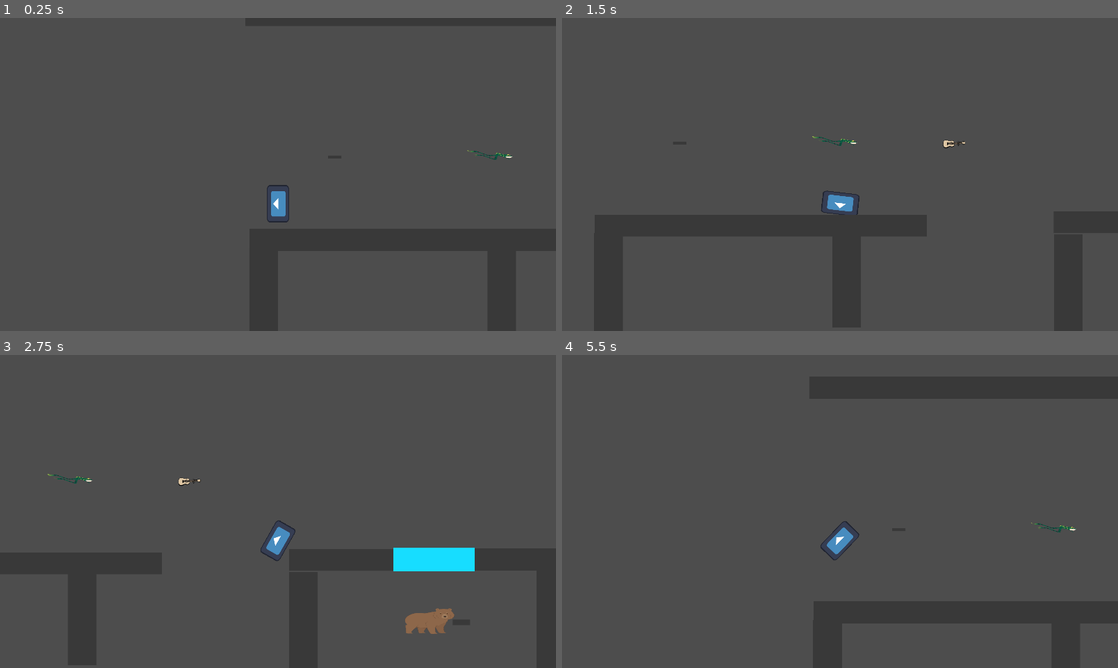
Above: before the commit, frames 1-4 (two rows, left to right).
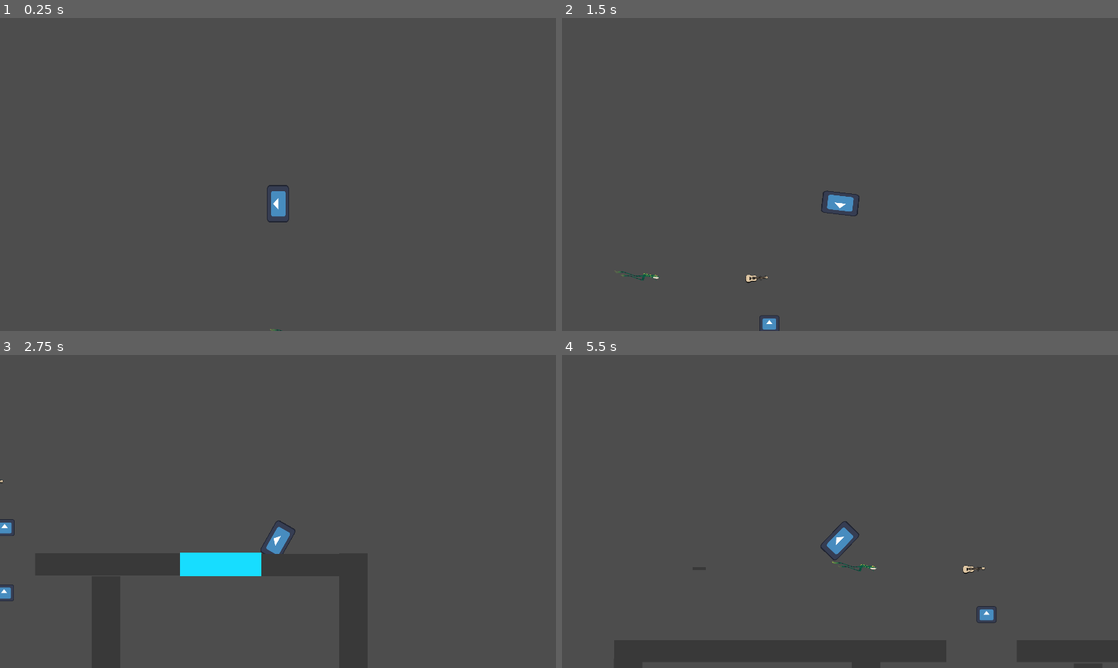
Above: after the commit, the same moments.

Repository: jceja3936/Speedial-Phoenix
Game: Godot game, scene res://scenes/level.tscn
The game is run twice, just before and just after one commit, with the same random seed, the same clock (stepped at 60 frames per second) and the same inputs. The engine's default icon, where the game draws it, is replaced by a stand-in: a white triangle on a blue panel in a dark square.
Inputs (mouse positions are in pixels of both pictures, inside the frame that each line leads up to):
- Up to frame 1 (0.25 s): no input
- Up to frame 2 (1.5 s): tap Enter at 0.5 s; move the mouse to (962, 158) at 0.52 s; press the mouse at (962, 158) at 0.53 s; hold Right (Right) 0.53-1.28 s; move the mouse to (728, 190) at 1.27 s; release the mouse at (728, 190) at 1.28 s; hold S (Down) from 1.28 s (still down); tap Shift (Drop) at 1.35 s
- Up to frame 3 (2.75 s): click (166, 527) at 1.55 s; move the mouse to (333, 442) at 2.02 s; release S (Down) at 2.03 s; press the mouse at (333, 442) at 2.03 s; hold Right (Right) from 2.03 s (still down); tap F (Pick up) at 2.1 s
- Up to frame 4 (5.5 s): move the mouse to (812, 574) at 2.77 s; release Right (Right) at 2.78 s; release the mouse at (812, 574) at 2.78 s; hold W (Up) 2.78-3.53 s; click (812, 574) at 2.85 s; move the mouse to (1006, 558) at 3.52 s; press the mouse at (1006, 558) at 3.53 s; hold Left (Left) 3.53-5.03 s; tap Space (Respawn) at 4.15 s; move the mouse to (673, 464) at 4.27 s; release the mouse at (673, 464) at 4.28 s; tap Shift (Drop) at 4.35 s; click (673, 464) at 4.55 s; tap P (Debug, bound only after the commit) at 4.9 s; move the mouse to (867, 511) at 5.02 s; press the mouse at (867, 511) at 5.03 s; hold S (Down) from 5.03 s (still down); tap F (Pick up) at 5.1 s

The runs differ from the first frame. In frame 1, less than 0.1% of the frame differs, in the area x 48-93%, y 42-100%; in frame 2, 0.3%; in frame 3, 3.0%, in the area x 0-86%, y 38-90%; in frame 4, 0.3%.

Commit message:
ACTUAL PATH FINDING
Super rudimentary buggy as hell but the enemies now walk along a path to find you instead of through walls

Diff:
--- a/speedialChicago/enemy.gd
+++ b/speedialChicago/enemy.gd
@@ -17,6 +17,35 @@
 var dead = false
 var speed = 800
 
+var path: Array = []
+var current_path_index := 0
+var pathing = false
+
+func start_pathfinding():
+	var start_node = WalkWay.findClosestToMe(global_position)
+	var end_node = WalkWay.findClosestToMe(lastKnown)
+
+	path = find_path_to(start_node, end_node, 0, [], [])
+	current_path_index = 0
+
+func find_path_to(start_node, end_node, i, haveBeen, currentPath):
+	if i == 5:
+		return
+	var myPath = currentPath
+	var current = start_node
+	var visited = haveBeen
+
+	if current != end_node and current != null:
+		myPath.append(current)
+		visited.append(current)
+		current = current.findNext(end_node.global_position, visited)
+		find_path_to(current, end_node, i + 1, visited, myPath)
+
+	if current == end_node:
+		myPath.append(current)
+
+	return myPath
+
 func _ready() -> void:
 	_fireRateControll()
 
@@ -34,33 +63,54 @@
 		die()
 
 func _process(_delta: float) -> void:
+	if Input.is_action_just_pressed("Debug") and pathing:
+		print(path)
+
+
 	if dead:
 		return
 
 	var wherePlayer = player.global_position - global_position
 
-	#This mess handles the main decision making of the enemy
-	#If player is within the sight range
 	if wherePlayer.length() < 1600:
 		#Raycays to their position
 		ray.target_position = ray.to_local(player.global_position)
 		ray.force_raycast_update()
 		#If the raycast hit anything,
 		if ray.is_colliding():
-			#See if the thing it hit is the player
 			var collider = ray.get_collider()
 			if collider == player:
 				look_at(player.global_position)
-				#If it did, activate my "latch" function
 				await attackPlayer()
 				seen = true
 				lastKnown = player.global_position
-			#If it wasn', set seen to false.
-			if collider != player:
+				pathing = false
+				path.clear()
+			else:
 				seen = false
-				if lastKnown != null:
-					search()
+		else:
+			seen = false
 
+	if not seen and lastKnown != null and !pathing:
+			start_pathfinding()
+			pathing = true
+
+	if pathing and path.size() > 0:
+		move_along_path()
+
+func move_along_path():
+	if current_path_index >= path.size():
+		pathing = false
+		velocity = Vector2.ZERO
+		return
+
+	var target_node = path[current_path_index]
+	var dir = (target_node.global_position - global_position).normalized()
+	velocity = dir * 800
+	move_and_slide()
+
+	if global_position.distance_to(target_node.global_position) < 20:
+		current_path_index += 1
 
 #await get_tree().create_timer(1).timeout
 #This is really cool actually
@@ -74,14 +124,6 @@
 	fire()
 	return true;
 
-func search() -> bool:
-	var direction = (lastKnown - global_position).normalized()
-	if global_position.distance_to(lastKnown) > 20:
-		velocity = direction * 800
-	else:
-		velocity = Vector2.ZERO
-	move_and_slide()
-	return true
 
 func fire() -> void:
 	if canFire:
@@ -91,7 +133,7 @@
 		bull.set("fromWho", "enemy")
 		bull.dir = rotation + rng.randf_range(-.08, .08)
 		bull.pos = gun.global_position
-		bull.damage = 100
+		bull.damage = 1
 		bull.rota = global_rotation
 		add_child(bull)
 		await get_tree().create_timer(1).timeout
--- /dev/null
+++ b/speedialChicago/pathfinding.gd
@@ -0,0 +1,46 @@
+extends Node2D
+
+var player
+var enemy
+
+@export var A: Node2D
+@export var B: Node2D
+@export var C: Node2D
+@export var D: Node2D
+
+var navArray = []
+var degree = 0
+var closestNode
+
+func _ready() -> void:
+	player = get_node("/root/Level/Player")
+	if A:
+		navArray.append(A)
+	if B:
+		navArray.append(B)
+	if C:
+		navArray.append(C)
+	if D:
+		navArray.append(D)
+	degree = navArray.size()
+
+
+func findClosestToMe(obj: Vector2) -> Node2D:
+	if self.name != "WalkWay":
+		return
+
+	var d2Obj = 20000
+
+	for node in get_node("/root/Level/Walk").get_children():
+			if node.position.distance_to(obj) < d2Obj:
+				d2Obj = node.position.distance_to(obj)
+				closestNode = node
+	return closestNode
+
+func findNext(endPos: Vector2, visited: Array) -> Node2D:
+	var distanceToPlayer = 20000
+	for i in range(degree):
+		if navArray[i].position.distance_to(endPos) < distanceToPlayer and not visited.has(navArray[i]):
+			distanceToPlayer = navArray[i].position.distance_to(endPos)
+			closestNode = navArray[i]
+	return closestNode
--- a/speedialChicago/project.godot
+++ b/speedialChicago/project.godot
@@ -18,6 +18,7 @@
 [autoload]
 
 Manager="*res://manager.gd"
+WalkWay="*res://pathfinding.gd"
 
 [display]
 
@@ -79,6 +80,11 @@
 "events": [Object(InputEventKey,"resource_local_to_scene":false,"resource_name":"","device":-1,"window_id":0,"alt_press …(191 unchanged characters)…
 ]
 }
+Debug={
+"deadzone": 0.2,
+"events": [Object(InputEventKey,"resource_local_to_scene":false,"resource_name":"","device":-1,"window_id":0,"alt_pressed":false,"shift_pressed":false,"ctrl_pressed":false,"meta_pressed":false,"pressed":false,"keycode":0,"physical_keycode":80,"key_label":0,"unicode":112,"location":0,"echo":false,"script":null)
+]
+}
 
 [rendering]
 
--- a/speedialChicago/scenes/level.tscn
+++ b/speedialChicago/scenes/level.tscn
@@ -9,6 +9,8 @@
 [ext_resource type="PackedScene" uid="uid://bfkltf78e2mmp" path="res://scenes/rifle.tscn" id="7_klq6b"]
 [ext_resource type="PackedScene" uid="uid://dowe60l1v3rl6" path="res://scenes/shotgun.tscn" id="8_b121j"]
 [ext_resource type="Texture2D" uid="uid://crl0dhm2sike5" path="res://assets/costume2.svg" id="9_8c41q"]
+[ext_resource type="Texture2D" uid="uid://i8kqk3lu2u5c" path="res://assets/icon.svg" id="10_olg7q"]
+[ext_resource type="Script" uid="uid://bcod3t6amax7l" path="res://pathfinding.gd" id="10_t1rx8"]
 
 [sub_resource type="RectangleShape2D" id="RectangleShape2D_w7c3h"]
 size = Vector2(57.5, 49.4118)
@@ -46,7 +48,7 @@
 [node name="Level" type="Node2D"]
 
 [node name="Player" parent="." node_paths=PackedStringArray("cam") instance=ExtResource("2_w8frs")]
-position = Vector2(-217, -239)
+position = Vector2(465, -855)
 collision_layer = 3
 collision_mask = 3
 cam = NodePath("../Camera2D")
@@ -82,8 +84,8 @@
 shape = SubResource("RectangleShape2D_w8frs")
 
 [node name="StaticBody2D3" type="StaticBody2D" parent="walls"]
-position = Vector2(144.633, -4758.75)
-scale = Vector2(0.158973, 15.625)
+position = Vector2(106.572, -4656.25)
+scale = Vector2(0.219868, 15.625)
 collision_layer = 3
 collision_mask = 3
 metadata/_edit_group_ = true
@@ -99,9 +101,10 @@
 
 [node name="StaticBody2D4" type="StaticBody2D" parent="walls"]
 position = Vector2(104.5, -2031.25)
-scale = Vector2(0.5, 88.125)
-collision_layer = 3
-collision_mask = 3
+scale = Vector2(0.5, 84.0964)
+collision_layer = 3
+collision_mask = 3
+metadata/_edit_group_ = true
 
 [node name="Sprite2D" type="Sprite2D" parent="walls/StaticBody2D4"]
 position = Vector2(0, 19.4058)
@@ -183,10 +186,11 @@
 shape = SubResource("RectangleShape2D_olg7q")
 
 [node name="StaticBody2D11" type="StaticBody2D" parent="walls"]
-position = Vector2(106.267, 5849.82)
+position = Vector2(106.267, 6319.82)
 scale = Vector2(0.5, 88.125)
 collision_layer = 3
 collision_mask = 3
+metadata/_edit_group_ = true
 
 [node name="Sprite2D" type="Sprite2D" parent="walls/StaticBody2D11"]
 position = Vector2(-1.3372, 2.67147)
@@ -198,10 +202,11 @@
 shape = SubResource("RectangleShape2D_t1rx8")
 
 [node name="StaticBody2D10" type="StaticBody2D" parent="walls"]
-position = Vector2(9.53674e-07, -11162.5)
+position = Vector2(47.8051, -16668.2)
 scale = Vector2(1.14, 15.625)
 collision_layer = 3
 collision_mask = 3
+metadata/_edit_group_ = true
 
 [node name="Sprite2D" type="Sprite2D" parent="walls/StaticBody2D10"]
 scale = Vector2(11.64, 0.76)
@@ -212,7 +217,7 @@
 shape = SubResource("RectangleShape2D_olg7q")
 
 [node name="StaticBody2D12" type="StaticBody2D" parent="walls"]
-position = Vector2(337.071, -4775.53)
+position = Vector2(318.497, -4632.85)
 scale = Vector2(0.158973, 15.625)
 collision_layer = 3
 collision_mask = 3
@@ -227,51 +232,19 @@
 scale = Vector2(0.94753, 1.0292)
 shape = SubResource("RectangleShape2D_mx8sn")
 
-[node name="Death box2" parent="." instance=ExtResource("3_w8frs")]
-position = Vector2(926, 1848)
-scale = Vector2(1.99924, 1.17014)
-respawnPnt = Vector2(964, 0)
-
-[node name="Death box3" parent="." instance=ExtResource("3_w8frs")]
-position = Vector2(-945, 414)
-rotation = 1.56772
-scale = Vector2(1.99924, 1.17014)
-respawnPnt = Vector2(964, 0)
-
-[node name="Death box4" parent="." instance=ExtResource("3_w8frs")]
-position = Vector2(2691, 710)
-rotation = 1.56772
-scale = Vector2(1.99924, 1.17014)
-respawnPnt = Vector2(964, 0)
-
-[node name="Enemy" parent="." node_paths=PackedStringArray("player") instance=ExtResource("4_mx8sn")]
-position = Vector2(14, 1042)
-collision_layer = 3
-player = NodePath("../Player")
-
-[node name="Enemy2" parent="." node_paths=PackedStringArray("player") instance=ExtResource("4_mx8sn")]
-position = Vector2(134, 342)
-collision_layer = 3
-player = NodePath("../Player")
-
-[node name="Enemy3" parent="." node_paths=PackedStringArray("player") instance=ExtResource("4_mx8sn")]
-position = Vector2(1762, 90)
-collision_layer = 3
-player = NodePath("../Player")
-
 [node name="Rifle" parent="." instance=ExtResource("7_klq6b")]
 position = Vector2(926, -400)
-collision_layer = 2
+collision_layer = 0
 collision_mask = 2
 
 [node name="pistol" parent="." instance=ExtResource("5_ppgk2")]
 position = Vector2(6.10352e-05, -399)
-collision_layer = 2
+collision_layer = 0
 collision_mask = 2
 
 [node name="shotgun" parent="." instance=ExtResource("8_b121j")]
 position = Vector2(556, -404)
-collision_layer = 2
+collision_layer = 0
 collision_mask = 2
 
 [node name="Camera2D" type="Camera2D" parent="." node_paths=PackedStringArray("player")]
@@ -299,7 +272,7 @@
 (Hit Space)"
 
 [node name="glass" type="StaticBody2D" parent="."]
-position = Vector2(1771, -127)
+position = Vector2(1718, -113)
 scale = Vector2(4.68209, 1.5017)
 collision_layer = 2
 collision_mask = 2
@@ -312,3 +285,135 @@
 [node name="CollisionShape2D" type="CollisionShape2D" parent="glass"]
 position = Vector2(-0.000488281, 0)
 shape = SubResource("RectangleShape2D_8iemx")
+
+[node name="Enemies" type="Node" parent="."]
+
+[node name="Enemy" parent="Enemies" node_paths=PackedStringArray("player") instance=ExtResource("4_mx8sn")]
+position = Vector2(14, 1042)
+collision_layer = 3
+player = NodePath("../../Player")
+
+[node name="Enemy2" parent="Enemies" node_paths=PackedStringArray("player") instance=ExtResource("4_mx8sn")]
+position = Vector2(17, 334)
+collision_layer = 3
+player = NodePath("../../Player")
+
+[node name="Enemy3" parent="Enemies" node_paths=PackedStringArray("player") instance=ExtResource("4_mx8sn")]
+position = Vector2(1762, 90)
+collision_layer = 3
+player = NodePath("../../Player")
+
+[node name="Death zone" type="Node" parent="."]
+
+[node name="Death box2" parent="Death zone" instance=ExtResource("3_w8frs")]
+position = Vector2(926, 1848)
+scale = Vector2(1.99924, 1.17014)
+respawnPnt = Vector2(964, 0)
+
+[node name="Death box3" parent="Death zone" instance=ExtResource("3_w8frs")]
+position = Vector2(-945, 414)
+rotation = 1.56772
+scale = Vector2(1.99924, 1.17014)
+respawnPnt = Vector2(964, 0)
+
+[node name="Death box4" parent="Death zone" instance=ExtResource("3_w8frs")]
+position = Vector2(2691, 710)
+rotation = 1.56772
+scale = Vector2(1.99924, 1.17014)
+respawnPnt = Vector2(964, 0)
+
+[node name="Walk" type="Node" parent="."]
+
+[node name="A" type="Node2D" parent="Walk" node_paths=PackedStringArray("A")]
+position = Vector2(969, -242)
+script = ExtResource("10_t1rx8")
+A = NodePath("../B")
+metadata/_edit_group_ = true
+
+[node name="Sprite2D" type="Sprite2D" parent="Walk/A"]
+position = Vector2(2, 2)
+scale = Vector2(0.539063, 0.453125)
+texture = ExtResource("10_olg7q")
+
+[node name="B" type="Node2D" parent="Walk" node_paths=PackedStringArray("A", "B")]
+position = Vector2(967, -17)
+script = ExtResource("10_t1rx8")
+A = NodePath("../A")
+B = NodePath("../C")
+metadata/_edit_group_ = true
+
+[node name="Sprite2D" type="Sprite2D" parent="Walk/B"]
+position = Vector2(2, 2)
+scale = Vector2(0.539063, 0.453125)
+texture = ExtResource("10_olg7q")
+
+[node name="C" type="Node2D" parent="Walk" node_paths=PackedStringArray("A", "B", "C")]
+position = Vector2(936, 329)
+script = ExtResource("10_t1rx8")
+A = NodePath("../B")
+B = NodePath("../D")
+C = NodePath("../E")
+metadata/_edit_group_ = true
+
+[node name="Sprite2D" type="Sprite2D" parent="Walk/C"]
+position = Vector2(2, 2)
+scale = Vector2(0.539063, 0.453125)
+texture = ExtResource("10_olg7q")
+
+[node name="D" type="Node2D" parent="Walk" node_paths=PackedStringArray("A")]
+position = Vector2(406, 345)
+script = ExtResource("10_t1rx8")
+A = NodePath("../C")
+metadata/_edit_group_ = true
+
+[node name="Sprite2D" type="Sprite2D" parent="Walk/D"]
+position = Vector2(2, 2)
+scale = Vector2(0.539063, 0.453125)
+texture = ExtResource("10_olg7q")
+
+[node name="E" type="Node2D" parent="Walk" node_paths=PackedStringArray("A", "B", "C")]
+position = Vector2(949, 990)
+script = ExtResource("10_t1rx8")
+A = NodePath("../C")
+B = NodePath("../H")
+C = NodePath("../F")
+metadata/_edit_group_ = true
+
+[node name="Sprite2D" type="Sprite2D" parent="Walk/E"]
+position = Vector2(2, 2)
+scale = Vector2(0.539063, 0.453125)
+texture = ExtResource("10_olg7q")
+
+[node name="F" type="Node2D" parent="Walk" node_paths=PackedStringArray("A", "B")]
+position = Vector2(1454, 983)
+script = ExtResource("10_t1rx8")
+A = NodePath("../G")
+B = NodePath("../E")
+metadata/_edit_group_ = true
+
+[node name="Sprite2D" type="Sprite2D" parent="Walk/F"]
+position = Vector2(2, 2)
+scale = Vector2(0.539063, 0.453125)
+texture = ExtResource("10_olg7q")
+
+[node name="G" type="Node2D" parent="Walk" node_paths=PackedStringArray("A")]
+position = Vector2(1754, 364)
+script = ExtResource("10_t1rx8")
+A = NodePath("../F")
+metadata/_edit_group_ = true
+
+[node name="Sprite2D" type="Sprite2D" parent="Walk/G"]
+position = Vector2(2, 2)
+scale = Vector2(0.539063, 0.453125)
+texture = ExtResource("10_olg7q")
+
+[node name="H" type="Node2D" parent="Walk" node_paths=PackedStringArray("A")]
+position = Vector2(302, 1030)
+script = ExtResource("10_t1rx8")
+A = NodePath("../E")
+metadata/_edit_group_ = true
+
+[node name="Sprite2D" type="Sprite2D" parent="Walk/H"]
+position = Vector2(2, 2)
+scale = Vector2(0.539063, 0.453125)
+texture = ExtResource("10_olg7q")
Not shown, changed: speedialChicago/Scratch Paper.txt
Not shown, added: speedialChicago/pathfinding.gd.uid
Not shown: 1 places in speedialChicago/scenes/level.tscn that only renumber resources
